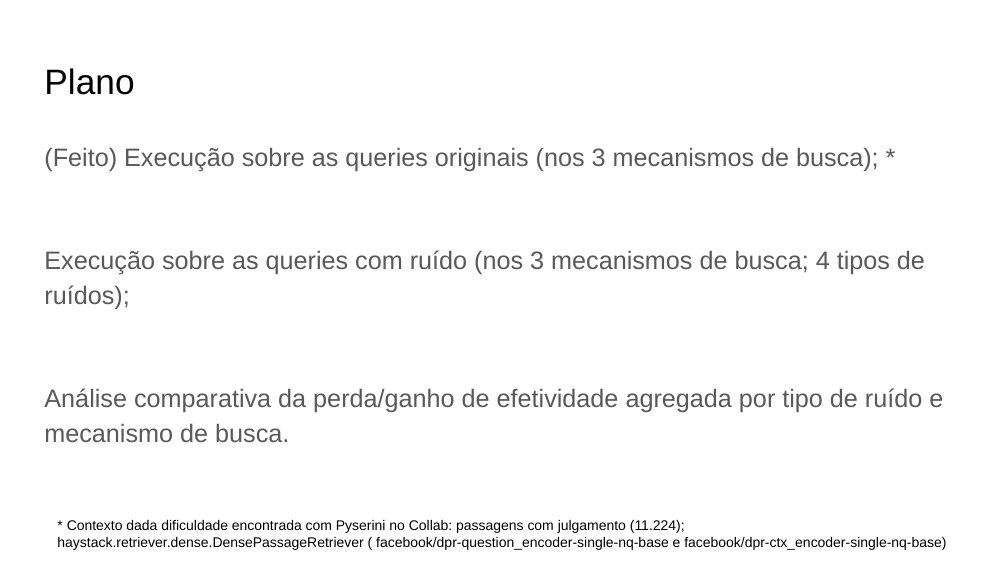
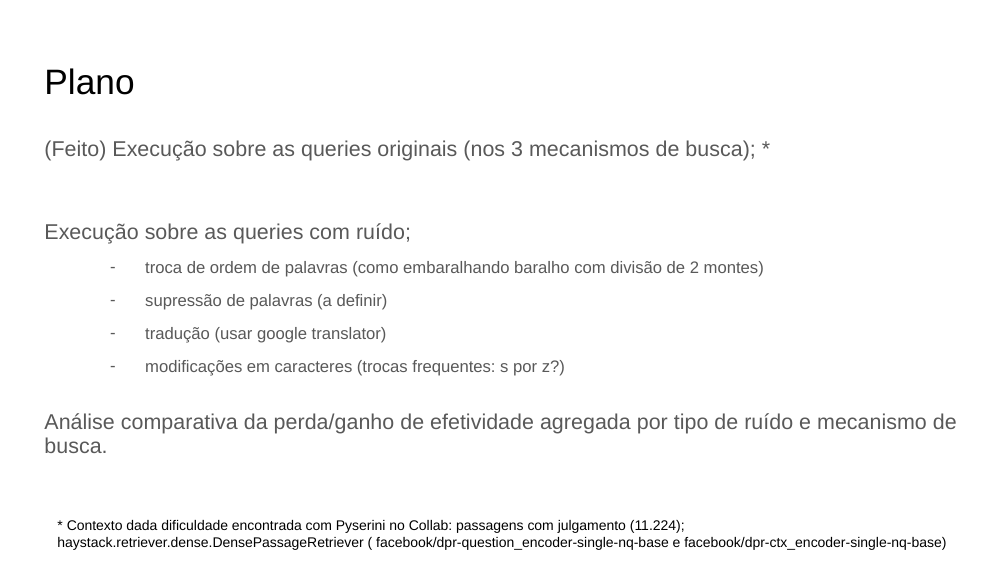
Before and after one commit to leonardo3108/robustez-query, a slide deck: slide 4 of docs/Apresentação 2 - 20211111.pptx. Drawn at 1008x567 pixels with LibreOffice and Linux fonts; fonts in the diff are those of the drawing. Boxes give left, top, right and bottom in pixels: in the first picture for what was removed or moved away, otherwise in the second. Text is boxed around its words. In the diff, an @@ line names an element or a change of style, - is before the commit and + after.

```diff
--- a/docs/Apresentação 2 - 20211111.pptx
+++ b/docs/Apresentação 2 - 20211111.pptx
@@ text at <box>44,140,957,453</box>: size 18 to 15.3 pt in "(Feito) Execução sobre as queries originais (nos ...", "Análise comparativa da perda/ganho de efetividade agregada ..."; line spacing 1.15 to 0.95 @@
@@ text at <box>44,223,764,376</box>: text changed; size 18 to 11.9 pt @@
-Execução sobre as queries com ruído (nos 3 mecanismos de busca; 4 tipos de ruídos);
+Execução sobre as queries com ruído;
+  – troca de ordem de palavras (como embaralhando baralho com divisão de 2 montes)
+  – supressão de palavras (a definir)
+  – tradução (usar google translator)
+  – modificações em caracteres (trocas frequentes: s por z?)
```
Also in this commit, not shown: 1 other slide changed.
